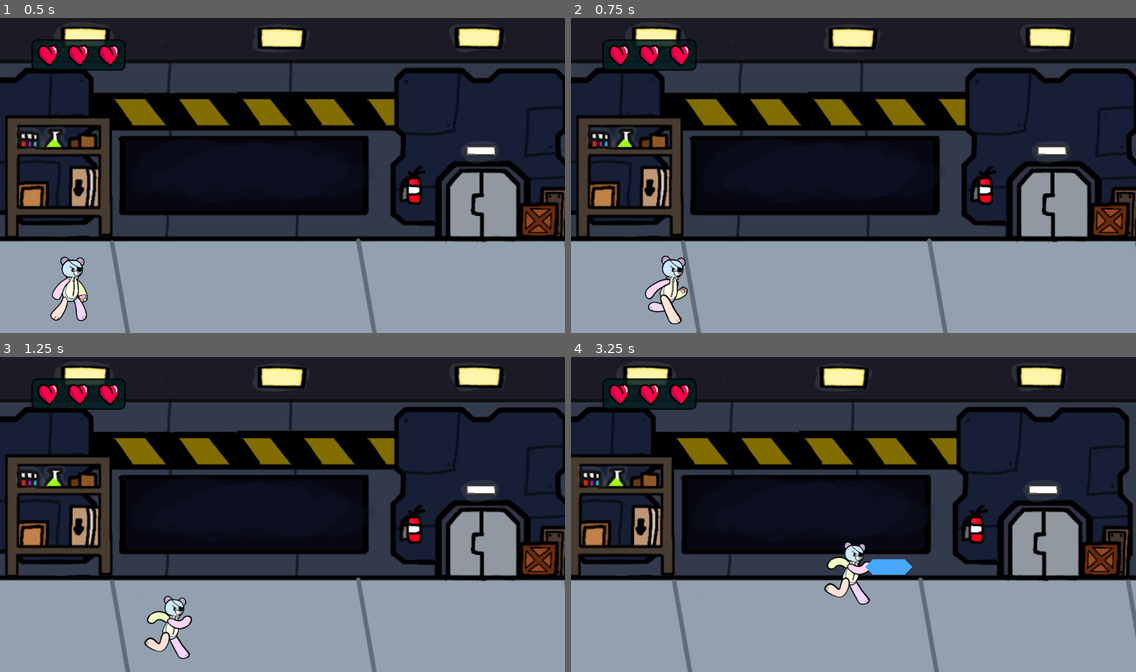
Above: before the commit, frames 1-4 (two rows, left to right).
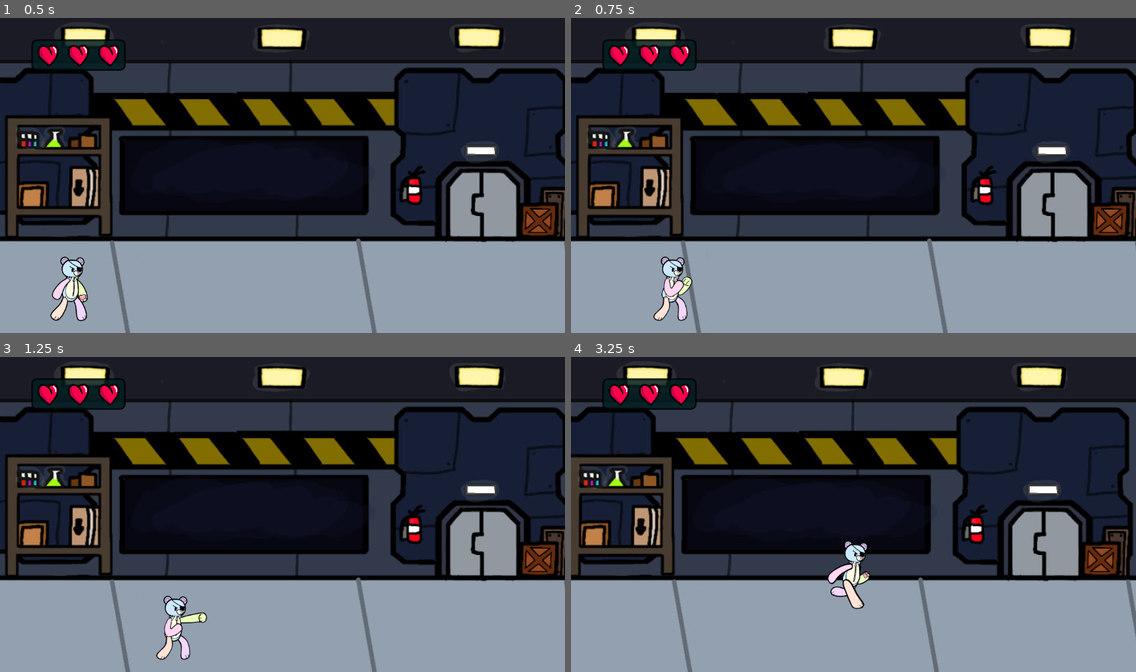
Above: after the commit, the same moments.

Repository: IsaacoHamsto/runawaybeargame
Game: Godot game, scene res://Scenes/Levels/Level1.tscn
The game is run twice, just before and just after one commit, with the same random seed, the same clock (stepped at 60 frames per second) and the same inputs. This scene is started directly instead of the project's main scene.
Inputs:
- Up to frame 1 (0.5 s): no input
- Up to frame 2 (0.75 s): tap Enter (ui_accept) at 0.5 s; hold Right (ui_right) from 0.53 s (still down); hold Enter (ui_accept) from 0.53 s (still down); tap Space (ui_attack) at 0.6 s
- Up to frame 3 (1.25 s): keep holding Right (ui_right); keep holding Enter (ui_accept)
- Up to frame 4 (3.25 s): release Right (ui_right) at 1.28 s; release Enter (ui_accept) at 1.28 s; hold Down (ui_down) 1.28-2.03 s; tap Enter (ui_accept) at 1.35, 1.52, 1.82, 3.02 s; tap Space (ui_attack) at 1.55, 2.1, 2.85 s; hold Right (ui_right) 2.03-2.78 s; hold Enter (ui_accept) 2.03-2.78 s; hold Up (ui_up) from 2.78 s (still down)

Frame 1 is identical in both runs. In frame 2, 0.9% of the frame differs, in the area x 13-22%, y 75-98%; in frame 3, 1.0%; in frame 4, 1.3%, in the area x 44-61%, y 58-81%.

Commit message:
Adicionar sons e música

Diff:
--- a/Scenes/Characters/Player.tscn
+++ b/Scenes/Characters/Player.tscn
@@ -1,21 +1,22 @@
-[gd_scene load_steps=13 format=3 uid="uid://cao8gebq4hppf"]
+[gd_scene load_steps=15 format=3 uid="uid://cao8gebq4hppf"]
 
 [ext_resource type="Script" path="res://Scripts/Player.gd" id="1_3mrn3"]
 [ext_resource type="Texture2D" uid="uid://wwkx74k6rogv" path="res://Resources/BEAR/bear_spritesheet.png" id="2_gassm"]
 [ext_resource type="Script" path="res://Scripts/HitBox.gd" id="3_of08f"]
 [ext_resource type="Script" path="res://Scripts/HurtBox.gd" id="4_tfncd"]
+[ext_resource type="AudioStream" uid="uid://bcg4nmc1y0m47" path="res://Resources/Audio/air_hit.wav" id="5_dehmg"]
 
 [sub_resource type="CapsuleShape2D" id="CapsuleShape2D_7645u"]
-radius = 16.0
-height = 96.0
+radius = 24.0
+height = 80.0
 
 [sub_resource type="CapsuleShape2D" id="CapsuleShape2D_rgkh6"]
-radius = 23.0
-height = 98.0
+radius = 24.0
+height = 80.0
 
 [sub_resource type="CapsuleShape2D" id="CapsuleShape2D_ddoau"]
-radius = 16.0
-height = 96.0
+radius = 12.0
+height = 84.0
 
 [sub_resource type="Animation" id="Animation_sfv5s"]
 length = 0.001
@@ -34,26 +35,26 @@
 tracks/1/type = "value"
 tracks/1/imported = false
 tracks/1/enabled = true
-tracks/1/path = NodePath("Sprite2D/HitboxArea2D/CollisionShape2D/Polygon2D:visible")
+tracks/1/path = NodePath("Sprite2D:frame")
 tracks/1/interp = 1
 tracks/1/loop_wrap = true
 tracks/1/keys = {
 "times": PackedFloat32Array(0),
 "transitions": PackedFloat32Array(1),
 "update": 1,
-"values": [false]
+"values": [0]
 }
 tracks/2/type = "value"
 tracks/2/imported = false
 tracks/2/enabled = true
-tracks/2/path = NodePath("Sprite2D:frame")
+tracks/2/path = NodePath("AttackSound:playing")
 tracks/2/interp = 1
 tracks/2/loop_wrap = true
 tracks/2/keys = {
 "times": PackedFloat32Array(0),
 "transitions": PackedFloat32Array(1),
 "update": 1,
-"values": [0]
+"values": [false]
 }
 
 [sub_resource type="Animation" id="Animation_2js2a"]
@@ -73,18 +74,31 @@
 tracks/1/type = "value"
 tracks/1/imported = false
 tracks/1/enabled = true
-tracks/1/path = NodePath("Sprite2D/HitboxArea2D/CollisionShape2D/Polygon2D:visible")
+tracks/1/path = NodePath("Sprite2D:frame")
 tracks/1/interp = 1
 tracks/1/loop_wrap = true
 tracks/1/keys = {
-"times": PackedFloat32Array(0, 0.3, 0.8),
-"transitions": PackedFloat32Array(1, 1, 1),
+"times": PackedFloat32Array(0, 0.3, 0.8, 1),
+"transitions": PackedFloat32Array(1, 1, 1, 1),
 "update": 1,
-"values": [false, true, false]
+"values": [4, 6, 5, 4]
+}
+tracks/2/type = "value"
+tracks/2/imported = false
+tracks/2/enabled = true
+tracks/2/path = NodePath("AttackSound:playing")
+tracks/2/interp = 1
+tracks/2/loop_wrap = true
+tracks/2/keys = {
+"times": PackedFloat32Array(0.3),
+"transitions": PackedFloat32Array(1),
+"update": 1,
+"values": [true]
 }
 
 [sub_resource type="Animation" id="Animation_sn8ii"]
 resource_name = "idle"
+length = 1.5
 loop_mode = 1
 tracks/0/type = "value"
 tracks/0/imported = false
@@ -93,15 +107,15 @@
 tracks/0/interp = 1
 tracks/0/loop_wrap = true
 tracks/0/keys = {
-"times": PackedFloat32Array(0),
-"transitions": PackedFloat32Array(1),
+"times": PackedFloat32Array(0, 1),
+"transitions": PackedFloat32Array(1, 1),
 "update": 1,
-"values": [0]
+"values": [0, 1]
 }
 
 [sub_resource type="Animation" id="Animation_stdmb"]
 resource_name = "walk"
-length = 1.2
+length = 0.8
 tracks/0/type = "value"
 tracks/0/imported = false
 tracks/0/enabled = true
@@ -109,21 +123,25 @@
 tracks/0/interp = 1
 tracks/0/loop_wrap = true
 tracks/0/keys = {
-"times": PackedFloat32Array(0, 0.3, 0.6, 0.9),
+"times": PackedFloat32Array(0, 0.2, 0.4, 0.6),
 "transitions": PackedFloat32Array(1, 1, 1, 1),
 "update": 1,
 "values": [2, 0, 3, 0]
 }
 
+[sub_resource type="Animation" id="Animation_emiie"]
+resource_name = "hit"
+
 [sub_resource type="AnimationLibrary" id="AnimationLibrary_jt7cj"]
 _data = {
 "RESET": SubResource("Animation_sfv5s"),
 "attack": SubResource("Animation_2js2a"),
+"hit": SubResource("Animation_emiie"),
 "idle": SubResource("Animation_sn8ii"),
 "walk": SubResource("Animation_stdmb")
 }
 
-[node name="PlayerBody2D" type="CharacterBody2D"]
+[node name="Player" type="CharacterBody2D"]
 collision_layer = 2
 motion_mode = 1
 script = ExtResource("1_3mrn3")
@@ -141,15 +159,10 @@
 damage = 1
 
 [node name="CollisionShape2D" type="CollisionShape2D" parent="Sprite2D/HitboxArea2D"]
-position = Vector2(72, -80)
+position = Vector2(48, -88)
 rotation = -1.5708
 shape = SubResource("CapsuleShape2D_7645u")
 disabled = true
-
-[node name="Polygon2D" type="Polygon2D" parent="Sprite2D/HitboxArea2D/CollisionShape2D"]
-visible = false
-color = Color(0.282353, 0.662745, 1, 1)
-polygon = PackedVector2Array(16, -32, 0, -48, -16, -32, -16, 32, -7.62939e-06, 48, 16, 32)
 
 [node name="HurtboxArea2D" type="Area2D" parent="Sprite2D"]
 position = Vector2(0, 8)
@@ -170,13 +183,16 @@
 limit_bottom = 648
 
 [node name="BodyShape2D" type="CollisionShape2D" parent="."]
-position = Vector2(0, -16)
+position = Vector2(0, -15)
 rotation = -1.57079
 shape = SubResource("CapsuleShape2D_ddoau")
 
 [node name="AnimationPlayer" type="AnimationPlayer" parent="."]
+autoplay = "idle"
 libraries = {
 "": SubResource("AnimationLibrary_jt7cj")
 }
 
-[node name="AudioStreamPlayer" type="AudioStreamPlayer" parent="."]
+[node name="AttackSound" type="AudioStreamPlayer" parent="."]
+stream = ExtResource("5_dehmg")
+bus = &"SFX"
--- a/Scenes/Characters/enemy_scientist.tscn
+++ b/Scenes/Characters/enemy_scientist.tscn
@@ -1,12 +1,15 @@
-[gd_scene load_steps=18 format=3 uid="uid://d0nr88yfnfqjs"]
+[gd_scene load_steps=20 format=3 uid="uid://d0nr88yfnfqjs"]
 
 [ext_resource type="Script" path="res://Scripts/Scientist.gd" id="1_ajgto"]
 [ext_resource type="Texture2D" uid="uid://c2s0yw2sdbodf" path="res://Resources/Scientist/spritesheet (1).png" id="2_atc0h"]
 [ext_resource type="Shader" path="res://Resources/Flash.gdshader" id="2_y0qdt"]
 [ext_resource type="Script" path="res://Scripts/HurtBox.gd" id="3_weamc"]
 [ext_resource type="Texture2D" uid="uid://chy7gq8m1wfqy" path="res://Resources/ice_particle_white.png" id="4_16wy0"]
-
-[sub_resource type="ShaderMaterial" id="ShaderMaterial_tx2ce"]
+[ext_resource type="AudioStream" uid="uid://dgrijd5cjc3uk" path="res://Resources/Audio/pew.wav" id="6_4ggw7"]
+[ext_resource type="AudioStream" uid="uid://mlvedtbdygeo" path="res://Resources/Audio/crush_hit.wav" id="7_ni6lc"]
+
+[sub_resource type="ShaderMaterial" id="ShaderMaterial_n8os6"]
+resource_local_to_scene = true
 shader = ExtResource("2_y0qdt")
 shader_parameter/color_rgb = Vector3(0, 0, 0)
 
@@ -67,6 +70,30 @@
 "update": 0,
 "values": [Vector3(0, 0, 0)]
 }
+tracks/2/type = "value"
+tracks/2/imported = false
+tracks/2/enabled = true
+tracks/2/path = NodePath("ShootSound:playing")
+tracks/2/interp = 1
+tracks/2/loop_wrap = true
+tracks/2/keys = {
+"times": PackedFloat32Array(0),
+"transitions": PackedFloat32Array(1),
+"update": 1,
+"values": [false]
+}
+tracks/3/type = "value"
+tracks/3/imported = false
+tracks/3/enabled = true
+tracks/3/path = NodePath("HitSound:playing")
+tracks/3/interp = 1
+tracks/3/loop_wrap = true
+tracks/3/keys = {
+"times": PackedFloat32Array(0),
+"transitions": PackedFloat32Array(1),
+"update": 1,
+"values": [false]
+}
 
 [sub_resource type="Animation" id="Animation_3l74f"]
 resource_name = "attack"
@@ -90,12 +117,24 @@
 tracks/1/interp = 1
 tracks/1/loop_wrap = true
 tracks/1/keys = {
-"times": PackedFloat32Array(0.1),
+"times": PackedFloat32Array(1),
 "transitions": PackedFloat32Array(1),
 "values": [{
 "args": [],
 "method": &"shoot"
 }]
+}
+tracks/2/type = "value"
+tracks/2/imported = false
+tracks/2/enabled = true
+tracks/2/path = NodePath("ShootSound:playing")
+tracks/2/interp = 1
+tracks/2/loop_wrap = true
+tracks/2/keys = {
+"times": PackedFloat32Array(1),
+"transitions": PackedFloat32Array(1),
+"update": 1,
+"values": [true]
 }
 
 [sub_resource type="Animation" id="Animation_jihj6"]
@@ -125,6 +164,18 @@
 "update": 1,
 "values": [true]
 }
+tracks/2/type = "value"
+tracks/2/imported = false
+tracks/2/enabled = true
+tracks/2/path = NodePath("HitSound:playing")
+tracks/2/interp = 1
+tracks/2/loop_wrap = true
+tracks/2/keys = {
+"times": PackedFloat32Array(0),
+"transitions": PackedFloat32Array(1),
+"update": 1,
+"values": [true]
+}
 
 [sub_resource type="Animation" id="Animation_2iim2"]
 resource_name = "walk"
@@ -164,7 +215,7 @@
 scale = Vector2(11.6, 8.4)
 
 [node name="Sprite2D" type="Sprite2D" parent="."]
-material = SubResource("ShaderMaterial_tx2ce")
+material = SubResource("ShaderMaterial_n8os6")
 position = Vector2(1, -115)
 scale = Vector2(0.12, 0.12)
 texture = ExtResource("2_atc0h")
@@ -182,7 +233,7 @@
 shape = SubResource("CapsuleShape2D_ijube")
 
 [node name="GPUParticles2D" type="GPUParticles2D" parent="Sprite2D"]
-position = Vector2(-8.33333, 958.333)
+position = Vector2(-8.33333, -41.6666)
 scale = Vector2(8.33333, 8.33333)
 emitting = false
 process_material = SubResource("ParticleProcessMaterial_faq20")
@@ -213,4 +264,13 @@
 rotation = 1.57079
 shape = SubResource("CapsuleShape2D_r2fpu")
 
+[node name="ShootSound" type="AudioStreamPlayer" parent="."]
+stream = ExtResource("6_4ggw7")
+volume_db = 6.0
+bus = &"SFX"
+
+[node name="HitSound" type="AudioStreamPlayer" parent="."]
+stream = ExtResource("7_ni6lc")
+bus = &"SFX"
+
 [connection signal="enemy_death" from="." to="." method="_on_enemy_death"]
--- a/Scenes/Characters/enemy_willsmith.tscn
+++ b/Scenes/Characters/enemy_willsmith.tscn
@@ -6,8 +6,11 @@
 [ext_resource type="Script" path="res://Scripts/HitBox.gd" id="4_l2tj7"]
 [ext_resource type="Script" path="res://Scripts/HurtBox.gd" id="5_eole3"]
 [ext_resource type="Texture2D" uid="uid://chy7gq8m1wfqy" path="res://Resources/ice_particle_white.png" id="5_wpufv"]
-
-[sub_resource type="ShaderMaterial" id="ShaderMaterial_qynku"]
+[ext_resource type="AudioStream" uid="uid://cwfcy2sa7hudy" path="res://Resources/Audio/shock.wav" id="7_li7xb"]
+[ext_resource type="AudioStream" uid="uid://mlvedtbdygeo" path="res://Resources/Audio/crush_hit.wav" id="8_t2brv"]
+
+[sub_resource type="ShaderMaterial" id="ShaderMaterial_iily7"]
+resource_local_to_scene = true
 shader = ExtResource("2_kq276")
 shader_parameter/color_rgb = Vector3(0, 0, 0)
 
@@ -95,6 +98,30 @@
 "update": 1,
 "values": [false]
 }
+tracks/4/type = "value"
+tracks/4/imported = false
+tracks/4/enabled = true
+tracks/4/path = NodePath("AttackSound:playing")
+tracks/4/interp = 1
+tracks/4/loop_wrap = true
+tracks/4/keys = {
+"times": PackedFloat32Array(0),
+"transitions": PackedFloat32Array(1),
+"update": 1,
+"values": [false]
+}
+tracks/5/type = "value"
+tracks/5/imported = false
+tracks/5/enabled = true
+tracks/5/path = NodePath("HitSound:playing")
+tracks/5/interp = 1
+tracks/5/loop_wrap = true
+tracks/5/keys = {
+"times": PackedFloat32Array(0),
+"transitions": PackedFloat32Array(1),
+"update": 1,
+"values": [false]
+}
 
 [sub_resource type="Animation" id="Animation_hdjam"]
 resource_name = "attack"
@@ -122,6 +149,18 @@
 "transitions": PackedFloat32Array(1, 1, 1, 1),
 "update": 1,
 "values": [0, 1, 2, 0]
+}
+tracks/2/type = "value"
+tracks/2/imported = false
+tracks/2/enabled = true
+tracks/2/path = NodePath("AttackSound:playing")
+tracks/2/interp = 1
+tracks/2/loop_wrap = true
+tracks/2/keys = {
+"times": PackedFloat32Array(0.8),
+"transitions": PackedFloat32Array(1),
+"update": 1,
+"values": [true]
 }
 
 [sub_resource type="Animation" id="Animation_7gyla"]
@@ -151,6 +190,18 @@
 "update": 1,
 "values": [true]
 }
+tracks/2/type = "value"
+tracks/2/imported = false
+tracks/2/enabled = true
+tracks/2/path = NodePath("HitSound:playing")
+tracks/2/interp = 1
+tracks/2/loop_wrap = true
+tracks/2/keys = {
+"times": PackedFloat32Array(0),
+"transitions": PackedFloat32Array(1),
+"update": 1,
+"values": [true]
+}
 
 [sub_resource type="Animation" id="Animation_n5bgo"]
 resource_name = "walk"
@@ -204,7 +255,7 @@
 scale = Vector2(6.4, 9.6)
 
 [node name="Sprite2D" type="Sprite2D" parent="."]
-material = SubResource("ShaderMaterial_qynku")
+material = SubResource("ShaderMaterial_iily7")
 position = Vector2(2.5034e-06, -128)
 scale = Vector2(0.438, 0.438)
 texture = ExtResource("2_4a43q")
@@ -263,4 +314,13 @@
 rotation = 1.57079
 shape = SubResource("CapsuleShape2D_t1qlp")
 
+[node name="AttackSound" type="AudioStreamPlayer" parent="."]
+stream = ExtResource("7_li7xb")
+volume_db = -4.0
+bus = &"SFX"
+
+[node name="HitSound" type="AudioStreamPlayer" parent="."]
+stream = ExtResource("8_t2brv")
+bus = &"SFX"
+
 [connection signal="enemy_death" from="." to="." method="_on_enemy_death"]
--- a/Scenes/Levels/Level1.tscn
+++ b/Scenes/Levels/Level1.tscn
@@ -7,7 +7,7 @@
 [ext_resource type="Script" path="res://Scripts/Spawner.gd" id="5_tqmf6"]
 [ext_resource type="PackedScene" uid="uid://cao8gebq4hppf" path="res://Scenes/Characters/Player.tscn" id="6_f4uws"]
 [ext_resource type="PackedScene" uid="uid://c72u8lga501u6" path="res://Scenes/UI/HUD.tscn" id="7_v70ts"]
-[ext_resource type="AudioStream" uid="uid://bw1jgmae85e7i" path="res://Resources/Audio/Lvl3-BossFight.wav" id="8_uehri"]
+[ext_resource type="AudioStream" uid="uid://bt7ee0y15uina" path="res://Resources/Audio/game_music.wav" id="8_b5bdv"]
 [ext_resource type="Script" path="res://Scripts/NextScene.gd" id="9_jd3ds"]
 
 [sub_resource type="RectangleShape2D" id="RectangleShape2D_r1oxf"]
@@ -20,12 +20,12 @@
 z_index = -1
 
 [node name="ScientistSpawn" type="Marker2D" parent="."]
-position = Vector2(1610, 574)
+position = Vector2(1456, 576)
 script = ExtResource("5_tqmf6")
 Enemy = ExtResource("2_7oeu8")
 
 [node name="ScientistSpawn2" type="Marker2D" parent="."]
-position = Vector2(2104, 604)
+position = Vector2(2032, 592)
 script = ExtResource("5_tqmf6")
 Enemy = ExtResource("2_7oeu8")
 
@@ -35,17 +35,12 @@
 Enemy = ExtResource("3_kx00w")
 
 [node name="AgentSpawn2" type="Marker2D" parent="."]
-position = Vector2(2104, 505)
+position = Vector2(2152, 504)
 script = ExtResource("5_tqmf6")
 Enemy = ExtResource("3_kx00w")
 
 [node name="AgentSpawn3" type="Marker2D" parent="."]
 position = Vector2(2392, 512)
-script = ExtResource("5_tqmf6")
-Enemy = ExtResource("3_kx00w")
-
-[node name="AgentSpawn4" type="Marker2D" parent="."]
-position = Vector2(2392, 600)
 script = ExtResource("5_tqmf6")
 Enemy = ExtResource("3_kx00w")
 
@@ -58,7 +53,7 @@
 [node name="HUD" parent="." instance=ExtResource("7_v70ts")]
 
 [node name="Music" type="AudioStreamPlayer" parent="."]
-stream = ExtResource("8_uehri")
+stream = ExtResource("8_b5bdv")
 autoplay = true
 bus = &"Music"
 
--- a/Scenes/Levels/Level2.tscn
+++ b/Scenes/Levels/Level2.tscn
@@ -7,7 +7,6 @@
 [ext_resource type="Script" path="res://Scripts/Spawner.gd" id="5_y6bu0"]
 [ext_resource type="PackedScene" uid="uid://cao8gebq4hppf" path="res://Scenes/Characters/Player.tscn" id="6_3nu5u"]
 [ext_resource type="PackedScene" uid="uid://c72u8lga501u6" path="res://Scenes/UI/HUD.tscn" id="7_bndha"]
-[ext_resource type="AudioStream" uid="uid://bw1jgmae85e7i" path="res://Resources/Audio/Lvl3-BossFight.wav" id="8_0v7lq"]
 [ext_resource type="Script" path="res://Scripts/NextScene.gd" id="9_03jwi"]
 
 [sub_resource type="RectangleShape2D" id="RectangleShape2D_cp485"]
@@ -20,42 +19,37 @@
 z_index = -1
 
 [node name="ScientistSpawn" type="Marker2D" parent="."]
-position = Vector2(1208, 576)
+position = Vector2(1200, 584)
 script = ExtResource("5_y6bu0")
 Enemy = ExtResource("2_5gkum")
 
 [node name="ScientistSpawn2" type="Marker2D" parent="."]
-position = Vector2(1944, 624)
+position = Vector2(1904, 552)
 script = ExtResource("5_y6bu0")
 Enemy = ExtResource("2_5gkum")
 
 [node name="ScientistSpawn3" type="Marker2D" parent="."]
-position = Vector2(1944, 528)
+position = Vector2(1976, 616)
 script = ExtResource("5_y6bu0")
 Enemy = ExtResource("2_5gkum")
 
 [node name="AgentSpawn1" type="Marker2D" parent="."]
-position = Vector2(1160, 616)
+position = Vector2(1128, 616)
 script = ExtResource("5_y6bu0")
 Enemy = ExtResource("3_nqjc6")
 
 [node name="AgentSpawn2" type="Marker2D" parent="."]
-position = Vector2(1160, 528)
+position = Vector2(1168, 520)
 script = ExtResource("5_y6bu0")
 Enemy = ExtResource("3_nqjc6")
 
 [node name="AgentSpawn3" type="Marker2D" parent="."]
-position = Vector2(1600, 520)
+position = Vector2(1624, 552)
 script = ExtResource("5_y6bu0")
 Enemy = ExtResource("3_nqjc6")
 
 [node name="AgentSpawn4" type="Marker2D" parent="."]
-position = Vector2(1600, 624)
-script = ExtResource("5_y6bu0")
-Enemy = ExtResource("3_nqjc6")
-
-[node name="AgentSpawn5" type="Marker2D" parent="."]
-position = Vector2(1640, 576)
+position = Vector2(1552, 616)
 script = ExtResource("5_y6bu0")
 Enemy = ExtResource("3_nqjc6")
 
@@ -68,7 +62,6 @@
 [node name="HUD" parent="." instance=ExtResource("7_bndha")]
 
 [node name="Music" type="AudioStreamPlayer" parent="."]
-stream = ExtResource("8_0v7lq")
 autoplay = true
 bus = &"Music"
 
--- a/Scenes/Levels/Level3.tscn
+++ b/Scenes/Levels/Level3.tscn
@@ -4,7 +4,7 @@
 [ext_resource type="PackedScene" uid="uid://4g6urjtk418" path="res://Scenes/Background.tscn" id="2_y3cjt"]
 [ext_resource type="PackedScene" uid="uid://cao8gebq4hppf" path="res://Scenes/Characters/Player.tscn" id="3_l7xqc"]
 [ext_resource type="PackedScene" uid="uid://c72u8lga501u6" path="res://Scenes/UI/HUD.tscn" id="3_r388q"]
-[ext_resource type="AudioStream" uid="uid://bw1jgmae85e7i" path="res://Resources/Audio/Lvl3-BossFight.wav" id="4_78ici"]
+[ext_resource type="AudioStream" uid="uid://bfs7ndf7u2blf" path="res://Resources/Audio/Lvl3-City.wav" id="5_lfy3s"]
 [ext_resource type="Script" path="res://Scripts/Spawner.gd" id="6_8ilhp"]
 [ext_resource type="PackedScene" uid="uid://d0nr88yfnfqjs" path="res://Scenes/Characters/enemy_scientist.tscn" id="7_y1507"]
 [ext_resource type="PackedScene" uid="uid://b32bpbupcr7vr" path="res://Scenes/Characters/enemy_willsmith.tscn" id="8_u7vsk"]
@@ -23,47 +23,37 @@
 [node name="HUD" parent="." instance=ExtResource("3_r388q")]
 
 [node name="Music" type="AudioStreamPlayer" parent="."]
-stream = ExtResource("4_78ici")
+stream = ExtResource("5_lfy3s")
 autoplay = true
 bus = &"Music"
 
 [node name="ScientistSpawn1" type="Marker2D" parent="."]
-position = Vector2(1112, 528)
-script = ExtResource("6_8ilhp")
-Enemy = ExtResource("7_y1507")
-
-[node name="ScientistSpawn2" type="Marker2D" parent="."]
-position = Vector2(1784, 528)
+position = Vector2(1128, 528)
 script = ExtResource("6_8ilhp")
 Enemy = ExtResource("7_y1507")
 
 [node name="ScientistSpawn3" type="Marker2D" parent="."]
-position = Vector2(1744, 616)
+position = Vector2(1760, 576)
 script = ExtResource("6_8ilhp")
 Enemy = ExtResource("7_y1507")
 
 [node name="ScientistSpawn4" type="Marker2D" parent="."]
-position = Vector2(1928, 584)
-script = ExtResource("6_8ilhp")
-Enemy = ExtResource("7_y1507")
-
-[node name="ScientistSpawn5" type="Marker2D" parent="."]
-position = Vector2(2288, 536)
+position = Vector2(1928, 568)
 script = ExtResource("6_8ilhp")
 Enemy = ExtResource("7_y1507")
 
 [node name="ScientistSpawn6" type="Marker2D" parent="."]
-position = Vector2(2288, 616)
+position = Vector2(2304, 608)
 script = ExtResource("6_8ilhp")
 Enemy = ExtResource("7_y1507")
 
 [node name="AgentSpawn1" type="Marker2D" parent="."]
-position = Vector2(1112, 608)
+position = Vector2(1184, 592)
 script = ExtResource("6_8ilhp")
 Enemy = ExtResource("8_u7vsk")
 
 [node name="AgentSpawn2" type="Marker2D" parent="."]
-position = Vector2(1432, 576)
+position = Vector2(1376, 576)
 script = ExtResource("6_8ilhp")
 Enemy = ExtResource("8_u7vsk")
 
@@ -73,14 +63,16 @@
 Enemy = ExtResource("8_u7vsk")
 
 [node name="AgentSpawn4" type="Marker2D" parent="."]
-position = Vector2(2208, 536)
+position = Vector2(2232, 544)
 script = ExtResource("6_8ilhp")
 Enemy = ExtResource("8_u7vsk")
 
 [node name="AgentSpawn5" type="Marker2D" parent="."]
-position = Vector2(2208, 616)
+position = Vector2(2152, 608)
 script = ExtResource("6_8ilhp")
 Enemy = ExtResource("8_u7vsk")
 
 [connection signal="ready" from="." to="." method="_level_three"]
 [connection signal="ready" from="." to="Background" method="_level_three"]
+[connection signal="game_over" from="YSort/Character" to="." method="_on_gameOver"]
+[connection signal="game_over" from="YSort/Character" to="HUD" method="_on_gameOver"]
--- a/Scenes/UI/Cutscene.tscn
+++ b/Scenes/UI/Cutscene.tscn
@@ -298,6 +298,18 @@
 "update": 0,
 "values": [Vector2(1152, 648)]
 }
+tracks/11/type = "value"
+tracks/11/imported = false
+tracks/11/enabled = true
+tracks/11/path = NodePath("ColorRect/Parte3:size")
+tracks/11/interp = 1
+tracks/11/loop_wrap = true
+tracks/11/keys = {
+"times": PackedFloat32Array(0),
+"transitions": PackedFloat32Array(1),
+"update": 0,
+"values": [Vector2(1152, 648)]
+}
 
 [sub_resource type="AnimationLibrary" id="AnimationLibrary_cpj85"]
 _data = {
--- a/Scenes/UI/MainMenu.tscn
+++ b/Scenes/UI/MainMenu.tscn
@@ -1,7 +1,8 @@
-[gd_scene load_steps=6 format=3 uid="uid://dw31ngem41o6e"]
+[gd_scene load_steps=7 format=3 uid="uid://dw31ngem41o6e"]
 
 [ext_resource type="Texture2D" uid="uid://58qj20xfqr6j" path="res://Resources/Runawaybear_logo.png" id="1_0wl2c"]
 [ext_resource type="Script" path="res://Scripts/MainMenu.gd" id="1_untts"]
+[ext_resource type="Texture2D" uid="uid://de0rmrbbi7dt0" path="res://Resources/Background/Fundo.jpg" id="2_cinqb"]
 [ext_resource type="Theme" uid="uid://os7lai20iikc" path="res://Resources/Fonts/MainTheme.tres" id="4_a3l58"]
 [ext_resource type="PackedScene" uid="uid://dxu5crud0musu" path="res://Scenes/UI/ConfigMenu.tscn" id="5_8pea5"]
 [ext_resource type="AudioStream" uid="uid://bfs7ndf7u2blf" path="res://Resources/Audio/Lvl3-City.wav" id="5_g451h"]
@@ -23,6 +24,15 @@
 anchor_bottom = 1.0
 grow_horizontal = 2
 grow_vertical = 2
+
+[node name="TextureRect" type="TextureRect" parent="TitleScreen"]
+layout_mode = 1
+anchors_preset = 15
+anchor_right = 1.0
+anchor_bottom = 1.0
+grow_horizontal = 2
+grow_vertical = 2
+texture = ExtResource("2_cinqb")
 
 [node name="Logo" type="TextureRect" parent="TitleScreen"]
 layout_mode = 1
@@ -71,8 +81,7 @@
 focus_neighbor_bottom = NodePath("../LeaveButton")
 theme = ExtResource("4_a3l58")
 theme_override_font_sizes/font_size = 42
-text = "CONFIGURAÇÕES
-"
+text = "OPÇÕES"
 
 [node name="LeaveButton" type="Button" parent="TitleScreen/MarginContainer/VBoxContainer"]
 layout_mode = 2
--- a/Scripts/Player.gd
+++ b/Scripts/Player.gd
@@ -13,6 +13,14 @@
 var onGameplay:bool = false
 var health := MAX_HEALTH
 
+enum State{
+	Idle,
+	Walk,
+	Attack,
+	Hit
+}
+var current_state = State.Idle
+
 func _ready():
 	onGameplay=true
 	position = INITIAL_POSITION
@@ -21,6 +29,7 @@
 
 func _physics_process(delta):
 	if !onGameplay: return
+	if current_state!=State.Attack and current_state!=State.Hit: current_state=State.Idle
 
 	var left = Input.is_action_pressed("ui_left")
 	var right = Input.is_action_pressed("ui_right")
@@ -36,17 +45,23 @@
 	if Input.is_action_just_pressed("ui_attack"):
 		attack()
 
-	if direction.length() > 0: direction = direction.normalized()
+	if direction.length() > 0 and current_state!=State.Hit:
+		if current_state!=State.Attack: current_state = State.Walk
 
-	velocity = Vector2.ONE*direction*SPEED
-	move_and_slide()
-
-	position.x = clamp(position.x, 0, LEVEL_EXTENSION*screenSize.x)
-	position.y = clamp(position.y, 0, screenSize.y)
+		direction = direction.normalized()
+		velocity = Vector2.ONE*direction*SPEED
+		move_and_slide()
+		position.x = clamp(position.x, 0, LEVEL_EXTENSION*screenSize.x)
+		position.y = clamp(position.y, 0, screenSize.y)
 
 	if direction.x != 0:
 		$Sprite2D.scale.x = -SCALE if direction.x < 0 else SCALE
-		$AnimationPlayer.play("walk")
+
+	match current_state:
+		State.Idle:
+			animation.play("idle")
+		State.Walk:
+			animation.play("walk")
 
 func death():
 	onGameplay=false
@@ -55,9 +70,13 @@
 	emit_signal("game_over")
 
 func attack():
+	current_state=State.Attack
 	animation.play("attack")
+	await animation.animation_finished
+	current_state=State.Idle
 
 func take_damage(amount: int):
 	health-=amount
 	if health<=0:
 		death()
+	await get_tree().create_timer(1).timeout
Not shown, added: Resources/Audio/air_hit.wav.import
Not shown, added: Resources/Audio/crush_hit.wav.import
Not shown, added: Resources/Audio/game_music.wav.import
Not shown, added: Resources/Audio/hit.wav.import
Not shown, added: Resources/Audio/pew.wav.import
Not shown, added: Resources/Audio/shock.wav.import
Not shown, removed: Resources/Audio/swoosh.mp3.import
Not shown: 1 places in Scenes/Characters/enemy_willsmith.tscn that only renumber resources
Not shown: 1 places in Scenes/Levels/Level2.tscn that only renumber resources
Not shown, added: Resources/Audio/air_hit.wav
Not shown, added: Resources/Audio/crush_hit.wav
Not shown, added: Resources/Audio/game_music.wav
(and 4 more such lines)
